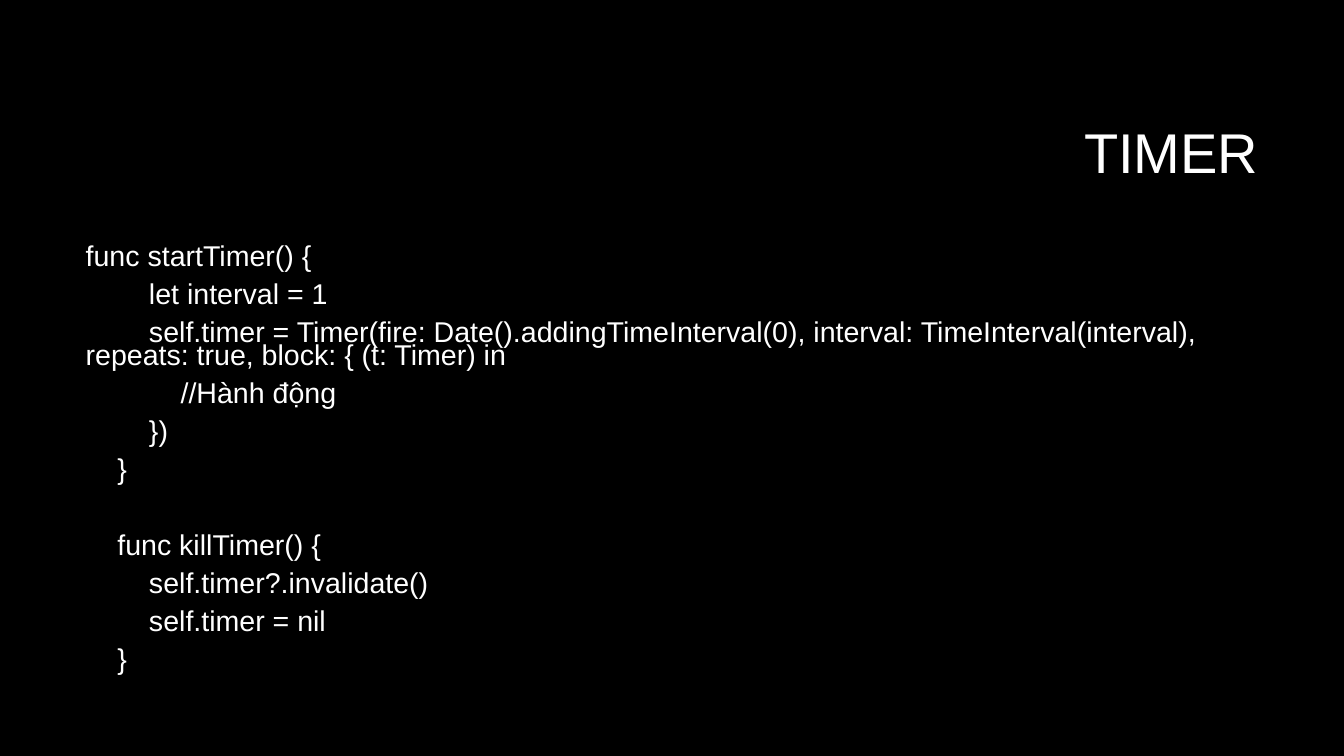
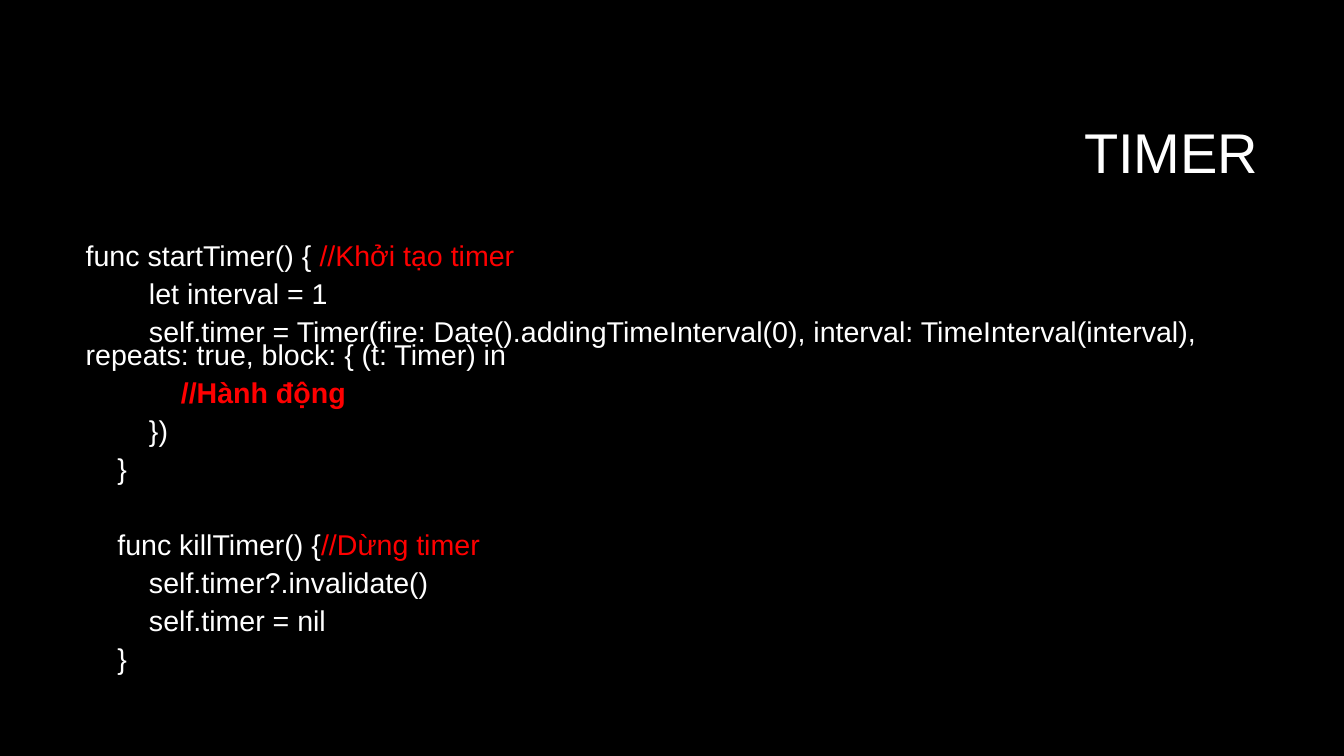
Before and after one commit to tubeobeotu/Techmaster_SampleIOS, a slide deck: slide 2 of TimerTransformAnimation/TimerTransformAnimation.pptx. Drawn at 1344x756 pixels with LibreOffice and Linux fonts; fonts in the diff are those of the drawing; background and template pictures are left out. Boxes give left, top, right and bottom in pixels: in the first picture for what was removed or moved away, otherwise in the second. Text is boxed around its words. In the diff, an @@ line names an element or a change of style, - is before the commit and + after.

Commit message:
hightlight timer!

```diff
--- a/TimerTransformAnimation/TimerTransformAnimation.pptx
+++ b/TimerTransformAnimation/TimerTransformAnimation.pptx
@@ text at box(86, 244, 514, 271): text changed @@
-func startTimer() {
+func startTimer() { //Khởi tạo timer
@@ text at box(181, 381, 346, 409): text colour #FFFFFF to #FF0000, bold on in "//Hành động" @@
@@ text at box(117, 534, 479, 561): text changed @@
-func killTimer() {
+func killTimer() {//Dừng timer
```
Also in this commit, not shown: 1 other file.
